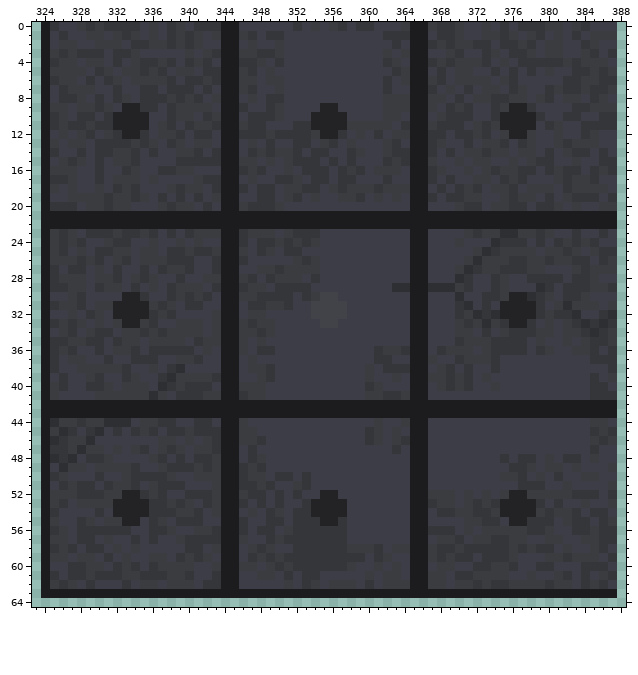
Pixel-art file: maps/marble/textures/marble.ase. The picture above was drawn from the file before the commit.
650x650 pixels, 1 frame. Colours within 5 levels of each other are drawn and written as one. Shown: x 323..388, y 0..64. The commit also changed other parts of the picture, which this record leaves out.
The result:
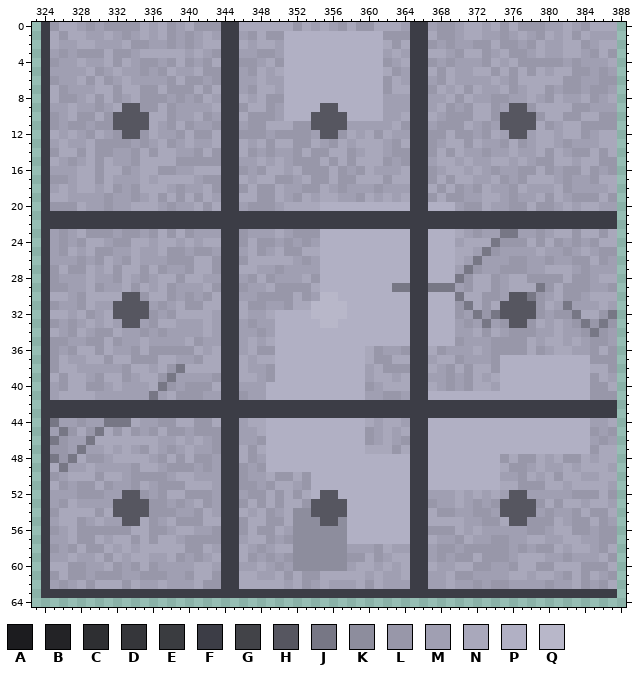
Palette (. is transparent): A #1c1c1f  B #232326  C #2e2f32  D #35363a  E #3a3c40  F #3c3d46  G #424348  H #565660  J #777785  K #8d8d9d  L #9897a9  M #a09fb2  N #a9a8bb  P #b1b0c4  Q #b8b7c9
Edits made:
Changed rows in their new state; - is an unchanged pixel.
first column x 324:
 0 FLNNMLMLLLLNMNLMNLLLFFNNNNNNLNMNMLNLLNNNMFFMLLMNNMNLNLLLMMNMLNNN
 1 FNLNNMMNMLMNMNLMLMNMFFMLNLLPPPPPPPPPPPLLLFFNLLMNNMMLMNMLNMNLNMMM
 2 FNMMNNMMMNLLMMLMLMNNFFNMNNMPPPPPPPPPPPNLNFFLMLMMLLNLLMLNMMNNLMNN
 3 FMLMLLLNLLMNNNNNMNMLFFMMLLMPPPPPPPPPPPMNMFFNNMLNNLMNLLMNMMNNMLNL
 4 FLMMNMMNLNMLLMLNLMLNFFLLMNLPPPPPPPPPPPLMNFFLMLMMMLNMNLLLLLMLMMMN
 5 FMMMMNLMNMMLMLNMMNLLFFMLNMNPPPPPPPPPPPNLMFFNLNMMNNLNLNLNMNNLLMLM
 6 FLMMNLNLMNMMMMLNLLMLFFMMNMMPPPPPPPPPPPLNMFFMLNMMMMNMLNNNNNLLMMLL
 7 FNLMMMNNLNNLLNLLLNLNFFMLNNMPPPPPPPPPPPLNNFFLNMNLNMMNLMNNLMLLMLLM
 8 FNLLMNLNLMNLLLMLMLNMFFNMNLLPPPPPPPPPPPMMMFFMMNLNMMLLMMNMLNMMNLMN
 9 FMMNMMLMNHHLLNLMMMMNFFLNNLMPPPPHHPPPPPMMMFFMNLMLNNLMHHLNNNNLLMMM
10 FLMNLLNLHHHHNNLMMNLMFFNLLLMPPPHHHHPPPPMMNFFNMLLLNNLHHHHLNNLLNNLL
11 FLMLLMLLHHHHNMLNLMMLFFMLLNNNLLHHHHMMMMMNLFFMLLLNMLMHHHHNLMNNLLLL
12 FNMNMLNMLHHLNMMLNLLNFFLLLMLLLLMHHLNMNLNMMFFLLNLLMLNMHHMNNMNNLMNN
13 FMNMMNLLLLMLMNLMNMMNFFNMNLNNLLNMLNMNNNMLNFFLMNNLNMMLNLMNNMLMMMNN
14 FLNNLNLLMMLNLNNMMLNLFFNLMLMMLNLLNNLMNNMLLFFLNLNMMLMMNMMNLNMLLNLN
15 FNMLMNLNMMLNNNNLLLLLFFMMNMNMLLLNLNLNNNLMLFFMNNMNMMNNMNMLLNNMNNLL
16 FMMMNNLNNLMNNLLMMNNNFFLMLNNMNLLLNLMLNMMMNFFLMNNMNMLMMLLNLMLLNLML
17 FLLMNNLNMMMNMNNNNMLLFFNMNNLLMNLLNLLNNNLNNFFLNLNNMMNLMLNNNMLMMLNN
18 FMNMNNMNLMLNNNMLMMNLFFLNLLNMMLLNMLMMMLMMMFFNLNLMLNMMLNMMMNLMMMMN
19 FNNMMMMLMMLMNLNLNLNMFFNNLLNMLNMNNMMLNMNMNFFLNLLMMNNMLMMNLNMLLLNL
20 FLLLNMMLMMNNNMLMMNLNFFMLLLMNNNNPPPPPPPPPPFFPPPMLLNMMLLNLLMNMNNMM
21 FFFFFFFFFFFFFFFFFFFFFFFFFFFFFFFFFFFFFFFFFFFFFFFFFFFFFFFFFFFFFFFF
22 FFFFFFFFFFFFFFFFFFFFFFFFFFFFFFFFFFFFFFFFFFFFFFFFFFFFFFFFFFFFFFFF
23 FMLMNLLLMLLMLNLNLMMMFFLMMMNMLLLPPPPPPPPPPFFPPPNMLMMJJMMLMNNLNNLN
24 FMLMLNNMLLNNMNNMNMNNFFLNLLMLMLMPPPPPPPPPPFFPPPMNNNJLLLNLNLMLMLNN
25 FMLNMNLLMMNMMNLLMLLMFFMNLMNLLNNPPPPPPPPPPFFPPPNNMJLMMMMNMMLMNMLL
26 FMMMLMLNMLNMMMLLLNNLFFLNNNNNMLMPPPPPPPPPPFFPPPNMJMMMLLMMLMMLLNLM
27 FLNLLNMNLNNLNLMMLNNLFFNNMMLMMMMPPPPPPPPPPFFPPPMJLMMLLLMMNNNMLMMM
28 FLMMMNMMLNMLMNNLNNMMFFMLNLMMMNLPPPPPPPPPPFFPPPJLNNLMNNLLLLNLLMNN
29 FLLMMNLMMNLNMNLMMMNLFFLMMNLLLLNPPPPPPPPJJFFJJJMLNNLMNNNJLNLLLMML
30 FNNMLNNNNHHLNNLMLMLNFFMMLLLLNLMQQPPPPPPPPFFPPPJNNLLMHHJLMNLLMNNN
31 FLMMLNMMHHHHMLMNLLNNFFNLLMMLNNQQQQPPPPPPPFFPPPLJNLNHHHHLNMJMMMNM
32 FNNMNLMNHHHHLMLNNNNMFFNMMNPPPPQQQQPPPPPPPFFPPPLMJLJHHHHLMLLJNNLJ
33 FLMLMNMNMHHMLNNMMMNMFFMLMMPPPPPQQPPPPPPPPFFPPPMLMJMLHHLNMNMLJLJL
34 FNMLNMLLNMMLMLMMMMNMFFMMLMPPPPPPPPPPPPPPPFFPPPMMNLNMLLLMMNMMLJLM
35 FLLMMLLNLMMNMMMMNLMMFFMNMNPPPPPPPPPPPPPPPFFPPPLMMMLLLLNMNNMNMLLM
36 FLMLNNLNMMLNLLLLLNMNFFMNLLPPPPPPPPPPNLMMLFFNLMMMNMLLLLNLMNNMMLNL
37 FLNMMNNLNNLLLNNMMLNNFFNMNNPPPPPPPPPPNLLNNFFMNNLMMMLPPPPPPPPPPLLL
38 FLNNMMMMMLNNMNLJNNNNFFNMMLPPPPPPPPPPMNLLLFFNMLNLNNLPPPPPPPPPPNNL
39 FNLNNMLNNLMNNLJMMMMLFFNNMLPPPPPPPPPPMNNMNFFMMLMLNMNPPPPPPPPPPLNM
40 FMLNNLLMNMMMNJLMLLLNFFMMMPPPPPPPPPPPLMNNNFFNMLMLNNMPPPPPPPPPPLLN
41 FMNNNNMMMMMMJMNLLLMMFFLMMPPPPPPPPPPPMMLLMFFPPPPPPPPPPPPPPPPPPLLL
42 FFFFFFFFFFFFFFFFFFFFFFFFFFFFFFFFFFFFFFFFFFFFFFFFFFFFFFFFFFFFFFFF
43 FFFFFFFFFFFFFFFFFFFFFFFFFFFFFFFFFFFFFFFFFFFFFFFFFFFFFFFFFFFFFFFF
44 FJMMLMMJJJNMMLLNNLLNFFMNNPPPPPPPPPPPNMNNMFFPPPPPPPPPPPPPPPPPPMMN
45 FMJLNLJNLNLMLNLLMLLLFFMMNPPPPPPPPPPPLMNMNFFPPPPPPPPPPPPPPPPPPLML
46 FJLMMJNNNNNNNMMNMNMLFFMMLPPPPPPPPPPPLMNMLFFPPPPPPPPPPPPPPPPPPMLM
47 FLLMJMMNMNMLNMLMNMMLFFNLNPPPPPPPPPPPNNNLNFFPPPPPPPPPPPPPPPPPPLNN
48 FJLJNLLMNNNNMLNLNLLMFFNLMPPPPPPPPPPPPPPPPFFPPPPPPPPLNLLNMNLLNMNN
49 FNJMMNMMMMLNNMLLLMLMFFLMLPPPPPPPPPPPPPPPPFFPPPPPPPPNLLMNMMNMNNNM
50 FLMNNNLNNMLLLLMNNMMMFFLMMNLLNLPPPPPPPPPPPFFPPPPPPPPMMLNMNLNNMMNN
51 FNLMLLNLMMLNMLLLNNNMFFLLMLNNMLPPPPPPPPPPPFFPPPPPPPPNNLLLNNMNNNNM
52 FMMMLLLMMHHLMLNNLLLMFFMLLNLNLNPHHPPPPPPPPFFMMMNMNMNMHHMMMMMLLLNL
53 FMLNMMMMHHHHLLMLMNLMFFLNLNLNNLHHHHPPPPPPPFFLMMNMLMLHHHHLNLNNMNNM
54 FLNNNNLNHHHHLLLMMLNMFFNMNLMNKKHHHHPPPPPPPFFNLLMMLLMHHHHMLMMLNLLN
55 FMNNLMNMMHHNLMNLLLNNFFLNNLLNKKKHHKPPPPPPPFFNNNNMMLLNHHLLLNMLLNLM
56 FLMNLLLLLLNNLLMNNMMLFFLNLLNMKKKKKKPPPPPPPFFLLLNMNMMMMMLLMNNLLMLL
57 FMMNLLNMNNLNLNNMLLLLFFMNNLMLKKKKKKPPPPPPPFFNMMLNMMLLMMNNMMNNMMLL
58 FLMLNLLNMNMNNNNNLLNMFFNMLMNNKKKKKKMMMLNMMFFMLLMLLLLLMLMLLNMNNMLN
59 FMMNMMNLNMNNMMNLMLMNFFNLMLMLKKKKKKLLNLMNNFFMLMLLNLLLMNNNMMLMMMNL
60 FNNLLMMNLMLNLMMMMNNMFFMMNMLMKKKKKKMNNMNMNFFNMMNNLLMMLNNLLNNNLLLN
61 FLNLLMLLLMMLLLMMLNNLFFNNMMNLNLLNNNNNMNMMNFFMMNLLMMMMNNMNNMLNLNML
62 FMLMNLNNNLNMMNMMMNLLFFNNNNNMNLMNMMMNLNMMMFFMMNMMLMLLMMMMLMMNLMLN
63 FFFFFFFFFFFFFFFFFFFFFFFFFFFFFFFFFFFFFFFFFFFFFFFFFFFFFFFFFFFFFFFF
Pixel boxes of the changes (left, top, right, bottom) in both pictures:
changed: (41, 22, 617, 598)
